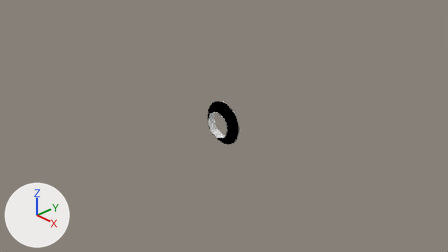
Two versions of the Blender file Models/Squad/Spaces/dockingPort.blend, one commit apart.
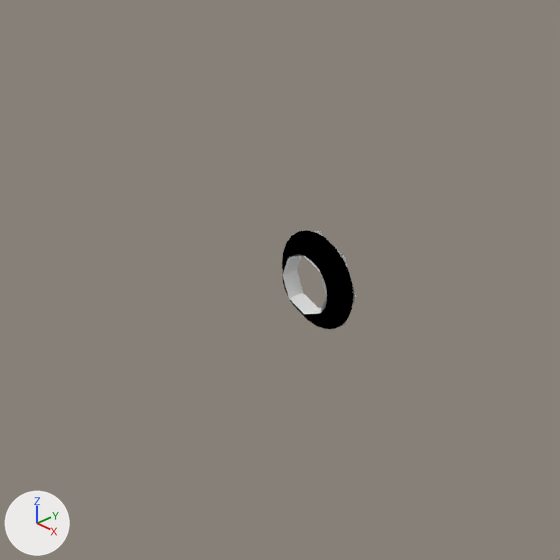
Each version appears first from the file's camera 'Camera', and next in a close-up on the part from 19% to 74% of the width and 0% to 98% of the height. The lights are fixed; the arrows at lower left show +X, +Y and +Z.

Objects in the first close-up: 'shell', 'shellCollider'.
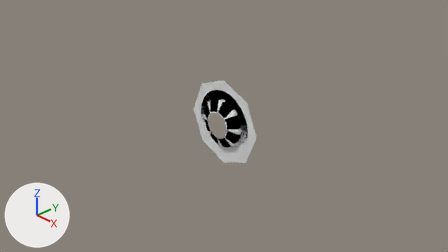
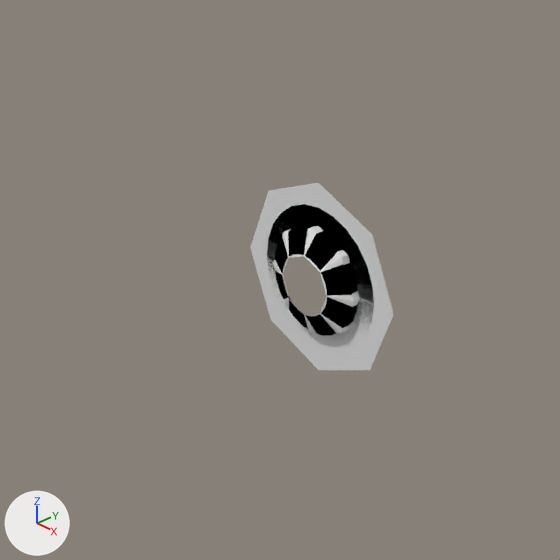
What changed in the scene script:
```text
Add mat_default:
    mat_default = bpy.data.materials.new('default')
    # nodes: Group, OutputMaterial, Value, VertexColor
    # colours: white #ffffff, grey #bcbcbc, black #000000, blue #bcbcff
Change me_circle_001:
    used by ob_shellcollider; parent = ob_empty; location = (0.0, 0.0, 0.0); rotation_euler = (1.571, 3.142, 0.0), in degrees (90, 180, 0)
    remove me_circle_001.from_pydata(...)  # 24 vertices, 16 faces; spans x -0.423..0.423, y -0.423..0.423, z 0.0..0.156
    add me_circle_001.from_pydata(...)  # 32 vertices, 24 faces; spans x -0.829..0.829, y -0.829..0.829, z 0.0..0.156
    me_circle_001 part 1
    8 vertices are removed from x -0.423..0.423, y -0.423..0.423, z 0.0
    8 faces are deleted
    8 vertices move from x -0.256..0.256, y -0.256..0.256, z 0.0 to x -0.466..0.466, y -0.466..0.466, z 0.068
    8 vertices are added at x -0.829..0.829, y -0.829..0.829, z 0.0
    8 new vertices lie (0.0, 0.0, -0.068) away from vertices in x -0.256..0.256, y -0.256..0.256, z 0.0
    16 new faces join them
Add me_mesh_004:
    me_mesh_004.from_pydata(...)  # 96 vertices, 72 faces; spans x -0.62..0.62, y -0.153..0.0, z -0.62..0.62
    me_mesh_004.materials.append(mat_default)
Remove ob_shell:
    ob_shell = bpy.data.objects.new('shell', me_circle)
    ob_shell.parent = ob_empty
    ob_shell.location = (0.0, 0.0, 0.0)
    ob_shell.rotation_euler = (1.571, 3.142, 0.0)  # degrees (90, 180, 0)
Add ob_dockingport:
    ob_dockingport = bpy.data.objects.new('dockingPort', me_mesh_004)
    ob_dockingport.parent = ob_empty
    ob_dockingport.location = (0.0, 0.0, 0.0)
```

Boxes (x1, y1, x2, y2) around the edits, measured in the close-ups (560 x 560 px):
'shellCollider', reshaped (96% wider, 96% taller): before (283, 231, 356, 326); after (250, 183, 394, 370)
'dockingPort', added: after (267, 204, 374, 340)
'shell', deleted: before (282, 230, 353, 329)
